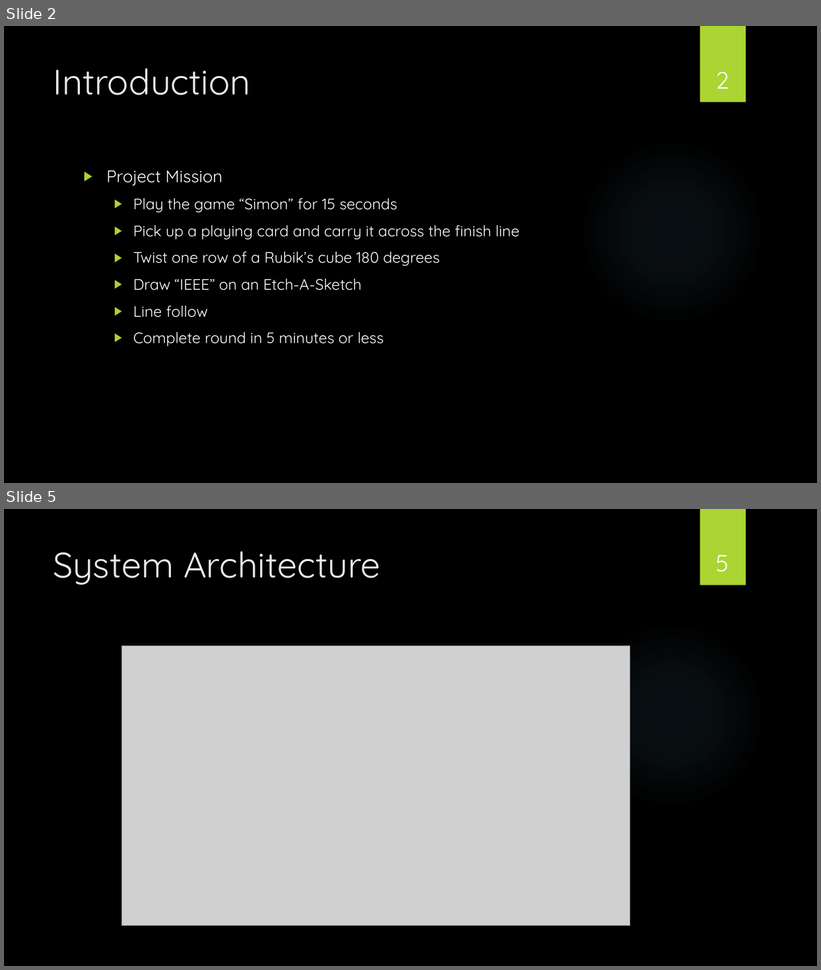
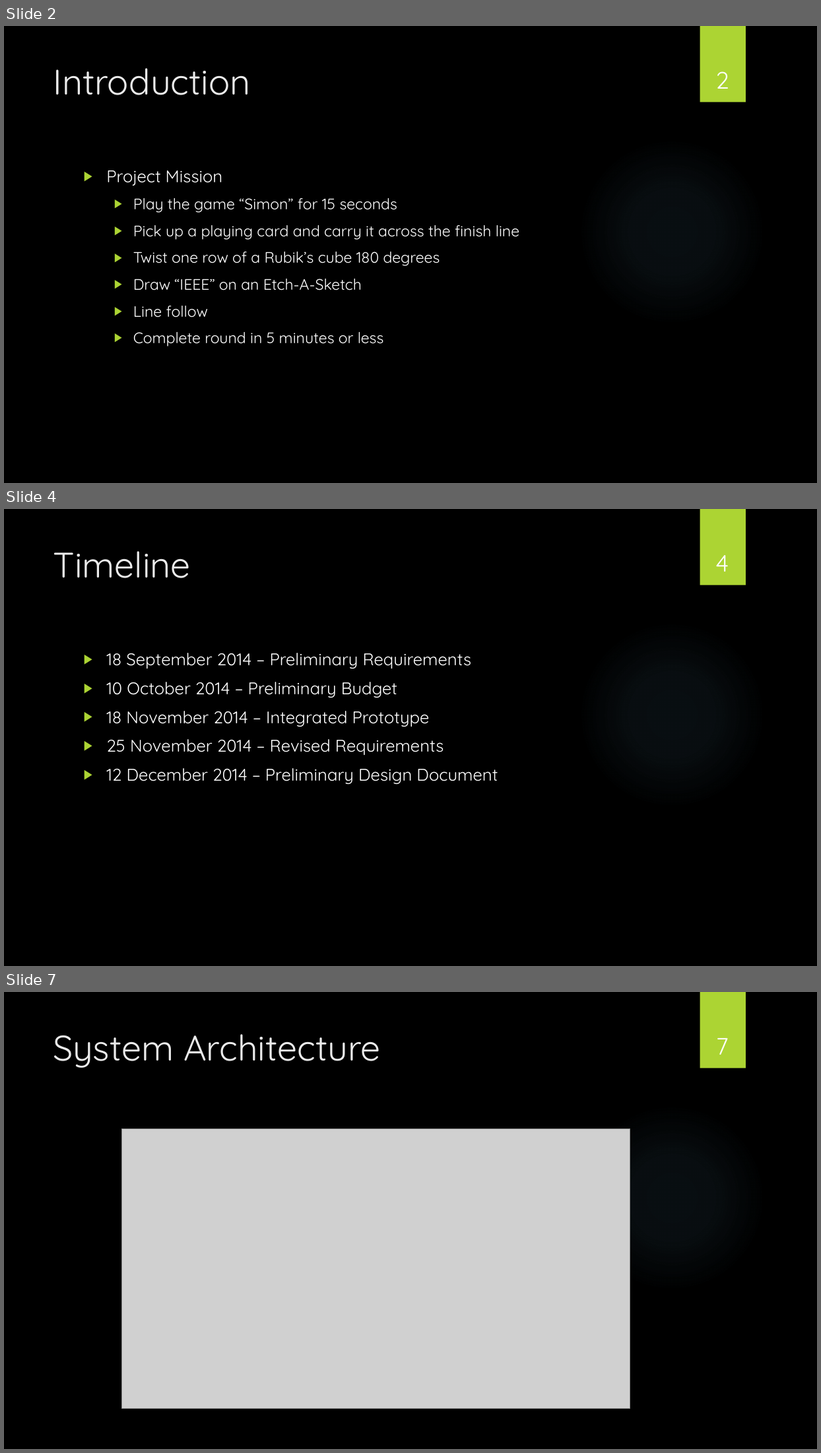
Before and after one commit to powellb1/CapStone, a slide deck: Documentation/Class Presentations/Design Presentation/AWTY - Design Presentation.pptx. Shown one above the other, each under a label of ours: slides 2 and 5 before the commit, slides 2, 4 and 7 after it; the slides between them are not shown. The pictures are 821x970 and 821x1453 pixels, drawn with LibreOffice and Linux fonts; fonts in the diff are those of the drawing; grey boxes stand for pictures; background and template pictures are left out. Boxes give left, top, right and bottom in pixels: in the first picture for what was removed or moved away, otherwise in the second. Text is boxed around its words. In the diff, an @@ line names an element or a change of style, - is before the commit and + after.

Commit message:
Design Presentation
Coordination and intro done.

```diff
--- a/Documentation/Class Presentations/Design Presentation/AWTY - Design Presentation.pptx
+++ b/Documentation/Class Presentations/Design Presentation/AWTY - Design Presentation.pptx
@@ slide 4 added at <box>4,509,817,966</box>, background picture (left out); not listed: 2 template elements that a slide beside it also shows @@
@@ title added at <box>54,551,191,578</box>, 42 pt, text #EBEBEB @@
+Timeline
@@ page number added at <box>715,555,729,572</box>, 28 pt, text #FFFFFF @@
+4
@@ text added at <box>106,653,498,784</box>, 20 pt, text #FFFFFF @@
+▶ 18 September 2014 – Preliminary Requirements
+▶ 10 October 2014 – Preliminary Budget
+▶ 18 November 2014 – Integrated Prototype
+▶ 25 November 2014 – Revised Requirements
+▶ 12 December 2014 – Preliminary Design Document
@@ what was slide 5 is now slide 7 @@
@@ page number at <box>716,1038,729,1055</box>: text changed @@
-5
+7
```
Also in this commit, not shown: 6 slides changed, 1 other slide added.
